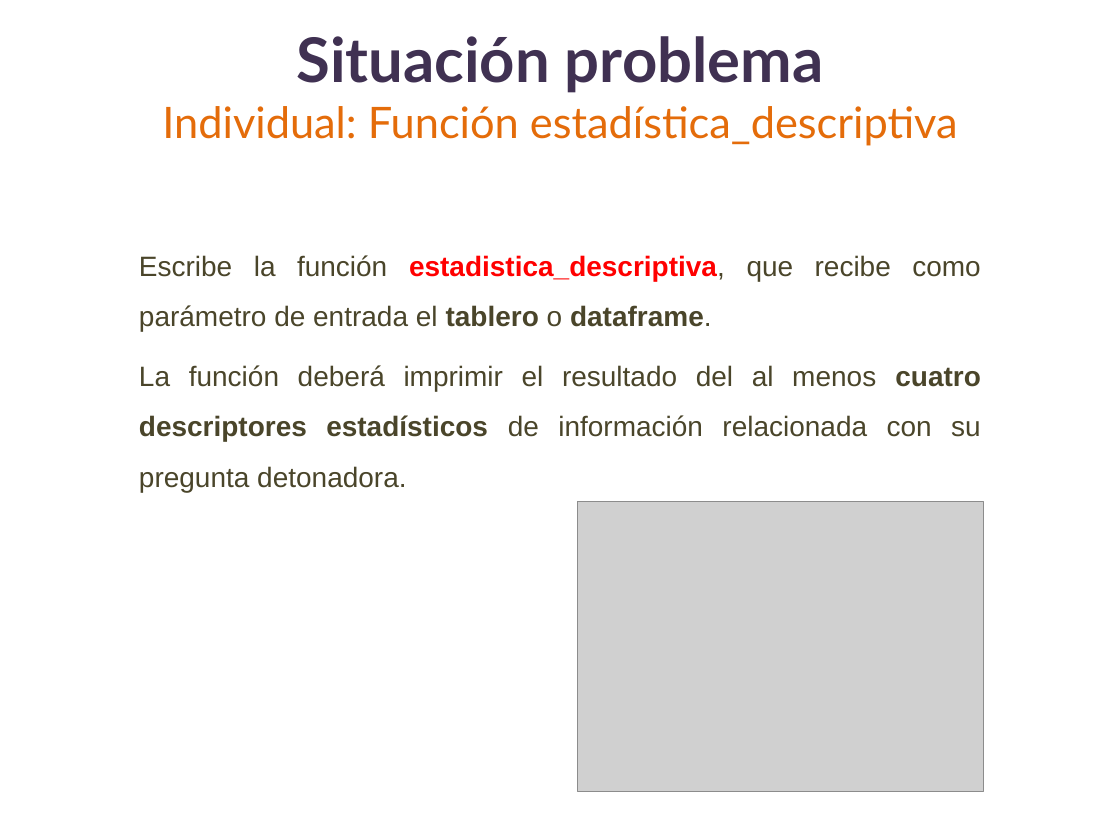
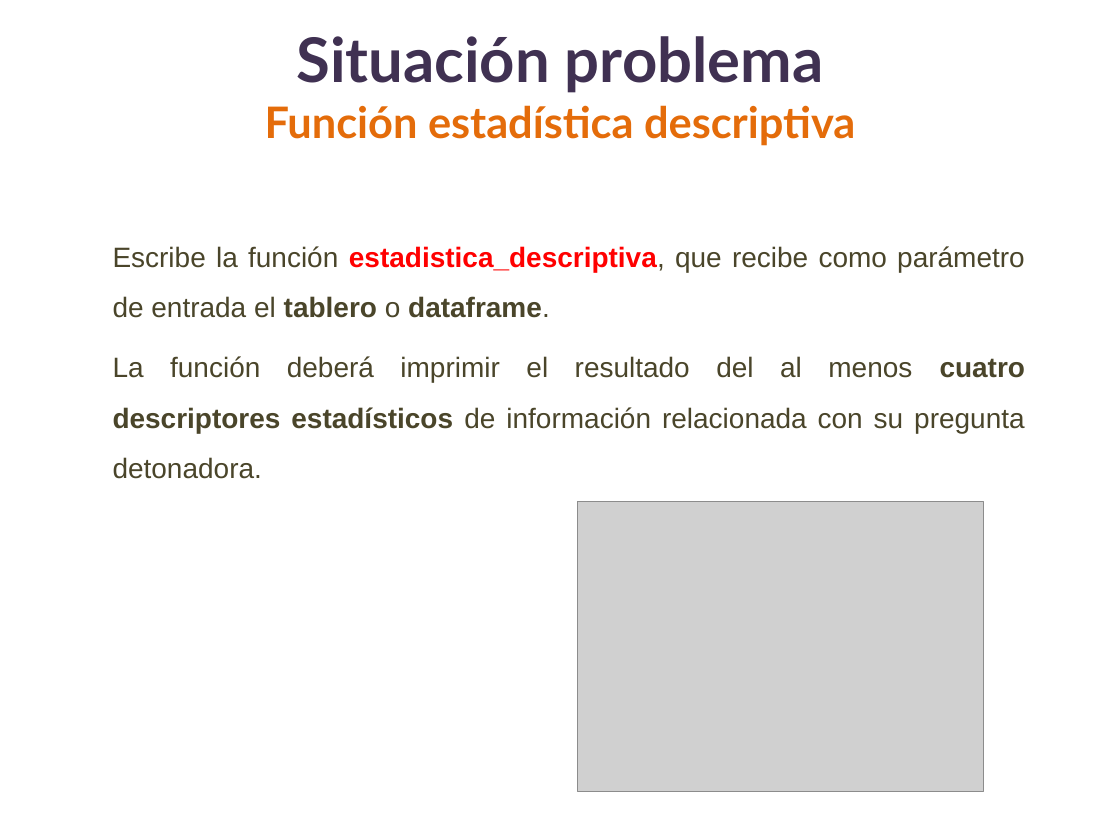
Before and after one commit to lizetheP/PensamientoC, a slide deck: slide 12 of CalendarioAgo2026/proyecto/SITUACION_PROBLEMA.pptx (slide 15 before the commit). Drawn at 1120x840 pixels with LibreOffice and Linux fonts; fonts in the diff are those of the drawing; grey boxes stand for pictures. Boxes give left, top, right and bottom in pixels: in the first picture for what was removed or moved away, otherwise in the second. Text is boxed around its words. In the diff, an @@ line names an element or a change of style, - is before the commit and + after.

```diff
--- a/CalendarioAgo2026/proyecto/SITUACION_PROBLEMA.pptx
+++ b/CalendarioAgo2026/proyecto/SITUACION_PROBLEMA.pptx
@@ title at box(265, 36, 855, 146): text changed; bold on @@
-Situación problema
-Individual: Función estadística_descriptiva
+Situación problema
+Función estadística descriptiva
@@ text "Escribe la función estadistica_descriptiva, que ..." rewrapped from box(139, 255, 981, 492) to box(113, 246, 1025, 479) @@
```
Also in this commit, not shown: 12 other slides changed, 2 slides added, 5 slides removed, 7 other files.
